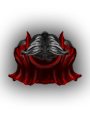
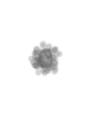
Layered file, before and after one edit (90x115). Changes by layer:
added layer "Layer 6 copy 2" above "Layer 5" over (27, 39, 64, 77)
hid "Layer 3" over (7, 30, 83, 87)
